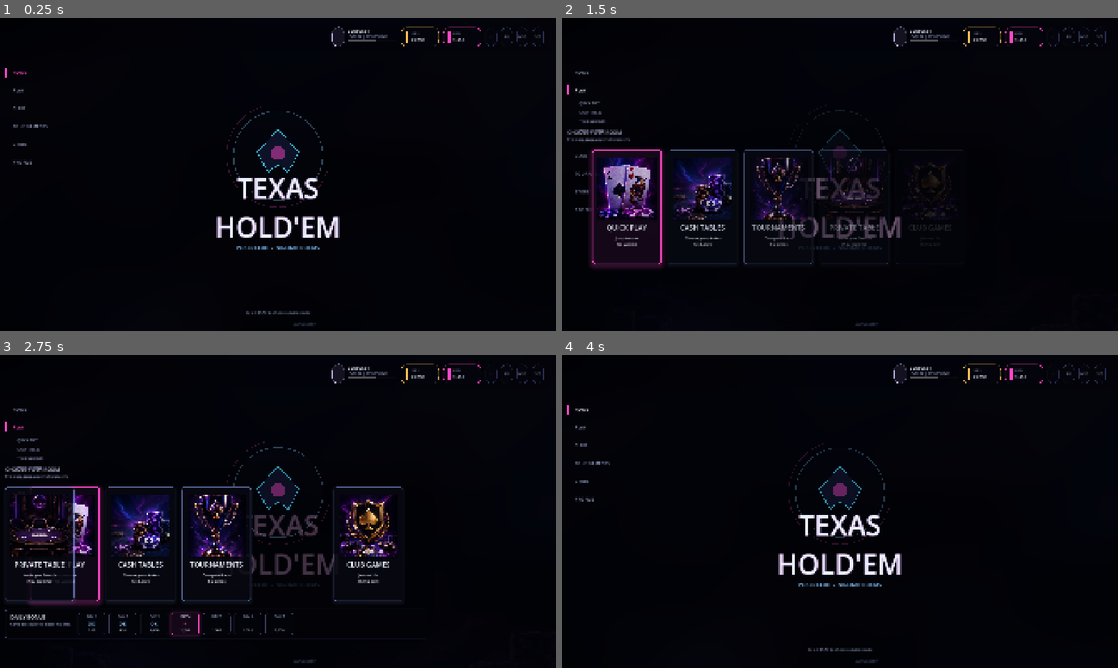
Above: before the commit, frames 1-4 (two rows, left to right).
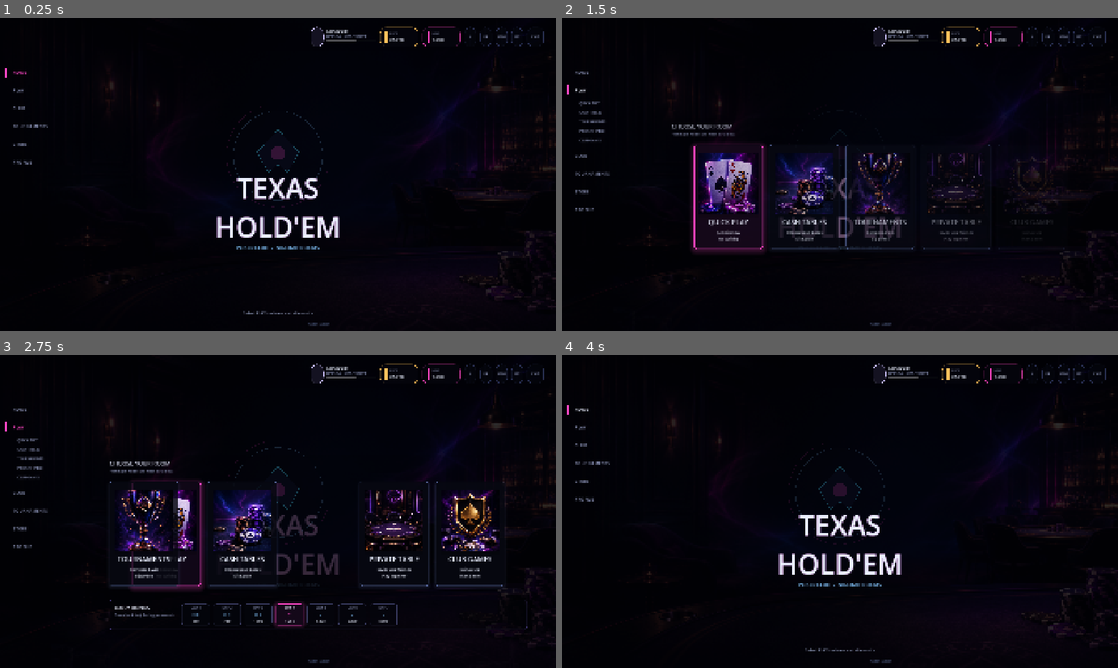
Above: after the commit, the same moments.

Repository: jjbondth18/texas
Game: Godot game, scene res://scenes/screens/home_lobby_screen.tscn
The game is run twice, just before and just after one commit, with the same random seed, the same clock (stepped at 60 frames per second) and the same inputs.
Inputs:
- Up to frame 1 (0.25 s): no input
- Up to frame 2 (1.5 s): click "TOURNAMENTS" at 0.5 s; click "PLAY" at 1.25 s
- Up to frame 3 (2.75 s): click "TOURNAMENTS" at 2 s
- Up to frame 4 (4 s): click "PLAY" at 2.75 s; click "HOME" at 3.5 s

The runs differ from the first frame. In frame 1, 2.1% of the frame differs, in the area x 15-100%, y 2-99%; in frame 2, 12%; in frame 3, 15%, in the area x 0-100%, y 2-99%; in frame 4, 2.0%.

Commit message:
task 1c fix runtime home lobby layout and background

Diff:
--- a/project.godot
+++ b/project.godot
@@ -19,6 +19,7 @@
 
 window/size/viewport_width=1920
 window/size/viewport_height=1080
+window/size/mode=0
 window/stretch/mode="canvas_items"
 window/stretch/aspect="expand"
 
--- a/scripts/components/left_nav_rail.gd
+++ b/scripts/components/left_nav_rail.gd
@@ -18,7 +18,7 @@
 var active_id := "home"
 
 func _ready() -> void:
-	custom_minimum_size = Vector2(184, 0)
+	custom_minimum_size = Vector2(280, 0)
 	add_theme_stylebox_override("panel", HomeTheme.make_panel_style(Color(0.004, 0.006, 0.018, 0.82), Color(0.36, 0.42, 0.7, 0.16), 0, 0))
 	_list = VBoxContainer.new()
 	_list.add_theme_constant_override("separation", 12)
@@ -66,7 +66,7 @@
 	for label_text in ["QUICK PLAY", "CASH TABLES", "TOURNAMENTS", "PRIVATE TABLE", "CLUB GAMES"]:
 		var label := Label.new()
 		label.text = label_text
-		label.custom_minimum_size = Vector2(130, 24)
+		label.custom_minimum_size = Vector2(190, 24)
 		label.horizontal_alignment = HORIZONTAL_ALIGNMENT_LEFT
 		label.add_theme_font_size_override("font_size", 12)
 		label.add_theme_color_override("font_color", HomeTheme.MUTED)
--- a/scripts/components/mode_card.gd
+++ b/scripts/components/mode_card.gd
@@ -14,6 +14,8 @@
 
 func _ready() -> void:
 	custom_minimum_size = Vector2(238, 360)
+	size_flags_horizontal = Control.SIZE_SHRINK_CENTER
+	size_flags_vertical = Control.SIZE_SHRINK_BEGIN
 	pivot_offset = custom_minimum_size * 0.5
 	mouse_default_cursor_shape = Control.CURSOR_POINTING_HAND
 	add_theme_stylebox_override("panel", HomeTheme.make_panel_style(HomeTheme.CARD, HomeTheme.STROKE, 8, 1))
--- a/scripts/components/nav_item.gd
+++ b/scripts/components/nav_item.gd
@@ -11,7 +11,7 @@
 var _indicator: ColorRect
 
 func _ready() -> void:
-	custom_minimum_size = Vector2(156, 50)
+	custom_minimum_size = Vector2(246, 50)
 	text = label_text
 	flat = true
 	focus_mode = Control.FOCUS_NONE
--- a/scripts/components/top_bar.gd
+++ b/scripts/components/top_bar.gd
@@ -1,5 +1,7 @@
 extends PanelContainer
 class_name TopBar
+
+signal exit_requested
 
 var _name_label: Label
 var _level_label: Label
@@ -46,6 +48,10 @@
 	_premium_label = _currency_pill(row, "GEMS", HomeTheme.PINK)
 	for text in ["+", "FR", "MSG", "SET"]:
 		row.add_child(_top_icon(text))
+	var exit_button := _top_icon("EXIT")
+	exit_button.custom_minimum_size = Vector2(58, 40)
+	exit_button.pressed.connect(func() -> void: exit_requested.emit())
+	row.add_child(exit_button)
 
 func configure(player: Dictionary) -> void:
 	if not is_node_ready():
--- a/scripts/screens/home_lobby_screen.gd
+++ b/scripts/screens/home_lobby_screen.gd
@@ -23,9 +23,9 @@
 
 	func _draw() -> void:
 		var center := size * 0.5
-		draw_circle(center, 152, Color(0.02, 0.025, 0.06, 0.48))
-		draw_arc(center, 154, 0.0, TAU, 120, Color(0.52, 0.78, 1.0, 0.34), 2.5)
-		draw_arc(center, 178, PI * 0.08, PI * 1.42, 120, Color(1.0, 0.28, 0.78, 0.22), 2.0)
+		draw_circle(center, 152, Color(0.02, 0.025, 0.06, 0.22))
+		draw_arc(center, 154, 0.0, TAU, 120, Color(0.52, 0.78, 1.0, 0.18), 2.0)
+		draw_arc(center, 178, PI * 0.08, PI * 1.42, 120, Color(1.0, 0.28, 0.78, 0.12), 1.5)
 		var spade := PackedVector2Array([
 			center + Vector2(0, -90),
 			center + Vector2(72, -12),
@@ -34,11 +34,11 @@
 			center + Vector2(-34, 58),
 			center + Vector2(-72, -12),
 		])
-		draw_colored_polygon(spade, Color(0.055, 0.075, 0.16, 0.96))
+		draw_colored_polygon(spade, Color(0.055, 0.075, 0.16, 0.32))
 		var outline := PackedVector2Array(spade)
 		outline.append(spade[0])
-		draw_polyline(outline, Color(0.3, 0.86, 1.0, 0.78), 3.0)
-		draw_circle(center + Vector2(0, -8), 24, Color(1.0, 0.28, 0.78, 0.48))
+		draw_polyline(outline, Color(0.3, 0.86, 1.0, 0.32), 2.0)
+		draw_circle(center + Vector2(0, -8), 24, Color(1.0, 0.28, 0.78, 0.18))
 
 func _ready() -> void:
 	set_anchors_preset(Control.PRESET_FULL_RECT)
@@ -54,9 +54,13 @@
 	_handle_runtime_capture_args()
 
 func _unhandled_input(event: InputEvent) -> void:
-	if event.is_action_pressed("ui_cancel") and _expanded:
-		_left_nav.set_active("home")
-		_set_expanded(false)
+	if event is InputEventKey and event.pressed and not event.echo:
+		if event.alt_pressed and event.keycode == KEY_ENTER:
+			_toggle_window_mode()
+			get_viewport().set_input_as_handled()
+			return
+	if event.is_action_pressed("ui_cancel"):
+		get_tree().quit()
 
 func _build_background() -> void:
 	var base := TextureRect.new()
@@ -68,33 +72,35 @@
 	add_child(base)
 	var shade := ColorRect.new()
 	shade.set_anchors_preset(Control.PRESET_FULL_RECT)
-	shade.color = Color(0.0, 0.0, 0.0, 0.20)
+	shade.color = Color(0.0, 0.0, 0.0, 0.02)
 	shade.mouse_filter = Control.MOUSE_FILTER_IGNORE
 	add_child(shade)
 	var flow := ColorRect.new()
 	flow.set_anchors_preset(Control.PRESET_FULL_RECT)
-	flow.modulate.a = 0.36
+	flow.modulate.a = 1.0
 	flow.mouse_filter = Control.MOUSE_FILTER_IGNORE
 	_background_material = ShaderMaterial.new()
 	_background_material.shader = preload("res://shaders/flow_noise_bg.gdshader")
 	_background_material.set_shader_parameter("motion_enabled", background_motion_enabled)
+	_background_material.set_shader_parameter("layer_alpha", 0.04)
 	flow.material = _background_material
 	add_child(flow)
 
 func _build_layout() -> void:
 	_left_nav = preload("res://scenes/components/left_nav_rail.tscn").instantiate() as LeftNavRail
 	_left_nav.anchor_bottom = 1.0
-	_left_nav.offset_right = 184
+	_left_nav.offset_right = 280
 	_left_nav.nav_selected.connect(_on_nav_selected)
 	add_child(_left_nav)
 
 	_top_bar = preload("res://scenes/components/top_bar.tscn").instantiate() as TopBar
 	_top_bar.anchor_left = 0.0
 	_top_bar.anchor_right = 1.0
-	_top_bar.offset_left = 210
+	_top_bar.offset_left = 320
 	_top_bar.offset_right = -24
 	_top_bar.offset_top = 18
 	_top_bar.offset_bottom = 82
+	_top_bar.exit_requested.connect(_quit_game)
 	add_child(_top_bar)
 
 	_logo = PokerLogo.new()
@@ -150,15 +156,17 @@
 	_prompt.offset_right = 220
 	_prompt.offset_bottom = -40
 	_prompt.horizontal_alignment = HORIZONTAL_ALIGNMENT_CENTER
-	HomeTheme.make_font_settings(_prompt, 13, Color(0.72, 0.78, 0.94, 0.62))
+	HomeTheme.make_font_settings(_prompt, 14, Color(0.78, 0.84, 1.0, 0.78))
 	add_child(_prompt)
 
 func _build_play_panel() -> void:
 	_play_panel = PanelContainer.new()
-	_play_panel.anchor_left = 0.18
-	_play_panel.anchor_top = 0.34
-	_play_panel.anchor_right = 0.96
-	_play_panel.anchor_bottom = 0.92
+	_play_panel.anchor_left = 0.0
+	_play_panel.anchor_top = 0.32
+	_play_panel.anchor_right = 1.0
+	_play_panel.anchor_bottom = 0.91
+	_play_panel.offset_left = 360
+	_play_panel.offset_right = -80
 	_play_panel.add_theme_stylebox_override("panel", HomeTheme.make_panel_style(Color(0.004, 0.006, 0.016, 0.14), Color(0.2, 0.28, 0.6, 0.0), 8, 0))
 	add_child(_play_panel)
 	var content := VBoxContainer.new()
@@ -171,7 +179,7 @@
 	header.add_child(title_box)
 	var title := Label.new()
 	title.text = "CHOOSE YOUR ROOM"
-	HomeTheme.make_font_settings(title, 18, Color(0.86, 0.88, 1.0, 0.82))
+	HomeTheme.make_font_settings(title, 20, Color(0.9, 0.92, 1.0, 0.9))
 	title_box.add_child(title)
 	var sub := Label.new()
 	sub.text = "Prototype modes use mock data only."
@@ -179,7 +187,8 @@
 	title_box.add_child(sub)
 
 	var card_row := HBoxContainer.new()
-	card_row.size_flags_vertical = Control.SIZE_EXPAND_FILL
+	card_row.size_flags_vertical = Control.SIZE_SHRINK_BEGIN
+	card_row.custom_minimum_size = Vector2(1, 380)
 	card_row.alignment = BoxContainer.ALIGNMENT_CENTER
 	card_row.add_theme_constant_override("separation", 24)
 	content.add_child(card_row)
@@ -222,23 +231,23 @@
 func _set_expanded(value: bool, immediate: bool = false) -> void:
 	_expanded = value
 	_play_panel.visible = true
-	var logo_target := 0.22 if value else 1.0
-	var brand_target := 0.20 if value else 1.0
-	var foreground_target := 0.16 if value else 0.0
+	var logo_target := 0.14 if value else 1.0
+	var brand_target := 0.16 if value else 1.0
+	var foreground_target := 0.10 if value else 0.0
 	var panel_target := 1.0 if value else 0.0
-	var panel_x := 0.0 if value else 32.0
+	var panel_left := 360.0 if value else 392.0
 	if immediate:
 		_logo.modulate.a = logo_target
 		_brand.modulate.a = brand_target
 		_prompt.modulate.a = 0.0 if value else 1.0
 		_foreground_decor.modulate.a = foreground_target
 		_play_panel.modulate.a = panel_target
-		_play_panel.position.x = panel_x
+		_play_panel.offset_left = panel_left
 		_play_panel.visible = value
 		return
 	if value:
 		_play_panel.modulate.a = 0.0
-		_play_panel.position.x = 32.0
+		_play_panel.offset_left = 392.0
 	var tween := create_tween()
 	tween.set_parallel(true)
 	tween.tween_property(_logo, "modulate:a", logo_target, 0.22)
@@ -246,7 +255,7 @@
 	tween.tween_property(_prompt, "modulate:a", 0.0 if value else 1.0, 0.18)
 	tween.tween_property(_foreground_decor, "modulate:a", foreground_target, 0.22)
 	tween.tween_property(_play_panel, "modulate:a", panel_target, 0.22)
-	tween.tween_property(_play_panel, "position:x", panel_x, 0.22).set_trans(Tween.TRANS_CUBIC).set_ease(Tween.EASE_OUT)
+	tween.tween_property(_play_panel, "offset_left", panel_left, 0.22).set_trans(Tween.TRANS_CUBIC).set_ease(Tween.EASE_OUT)
 	if not value:
 		tween.chain().tween_callback(func() -> void: _play_panel.visible = false)
 	else:
@@ -276,8 +285,20 @@
 	if _background_material:
 		_background_material.set_shader_parameter("motion_enabled", value)
 
+func _quit_game() -> void:
+	get_tree().quit()
+
+func _toggle_window_mode() -> void:
+	var mode := DisplayServer.window_get_mode()
+	if mode == DisplayServer.WINDOW_MODE_WINDOWED:
+		DisplayServer.window_set_mode(DisplayServer.WINDOW_MODE_FULLSCREEN)
+	else:
+		DisplayServer.window_set_mode(DisplayServer.WINDOW_MODE_WINDOWED)
+
 func _handle_runtime_capture_args() -> void:
 	var args := OS.get_cmdline_user_args()
+	if not args.has("--capture-lobby-state"):
+		args = OS.get_cmdline_args()
 	if not args.has("--capture-lobby-state"):
 		return
 	var state := _arg_value(args, "--capture-lobby-state", "collapsed")
--- a/shaders/flow_noise_bg.gdshader
+++ b/shaders/flow_noise_bg.gdshader
@@ -5,6 +5,7 @@
 uniform vec4 neon_color : source_color = vec4(1.0, 0.18, 0.62, 1.0);
 uniform float speed = 0.012;
 uniform float intensity = 0.22;
+uniform float layer_alpha = 0.14;
 uniform bool motion_enabled = true;
 
 float hash(vec2 p) {
@@ -25,5 +26,5 @@
 	float band = smoothstep(0.35, 0.92, sin((uv.x + uv.y * 0.6 + t) * 8.0) * 0.5 + 0.5);
 	vec4 color = mix(deep_color, haze_color, n * intensity);
 	color = mix(color, neon_color, band * n * 0.055);
-	COLOR = color;
+	COLOR = vec4(color.rgb, layer_alpha);
 }
Binary file added: docs/screenshots/runtime_collapsed_home.png
Binary file added: docs/screenshots/runtime_play_expanded.png
Not shown, changed: README.md
Not shown, changed: docs/home_lobby_asset_integration.md
Not shown, changed: docs/task_1b_runtime_validation.md
Not shown, added: docs/task_1c_runtime_lobby_fixes.md
